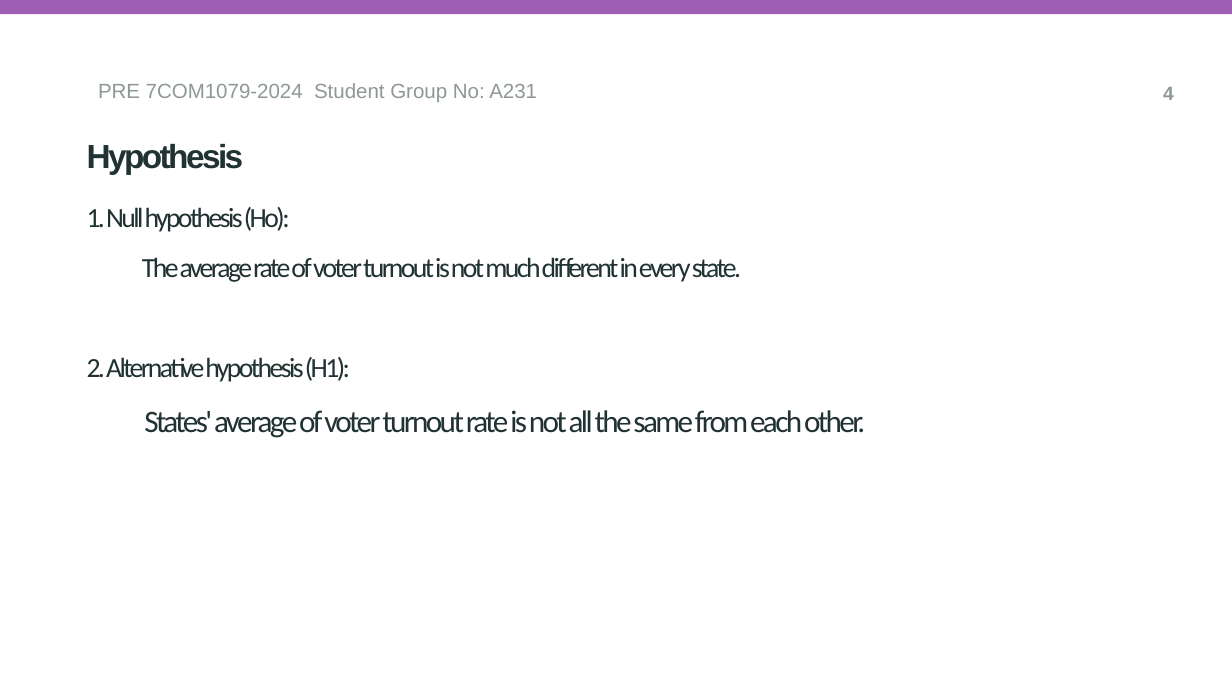
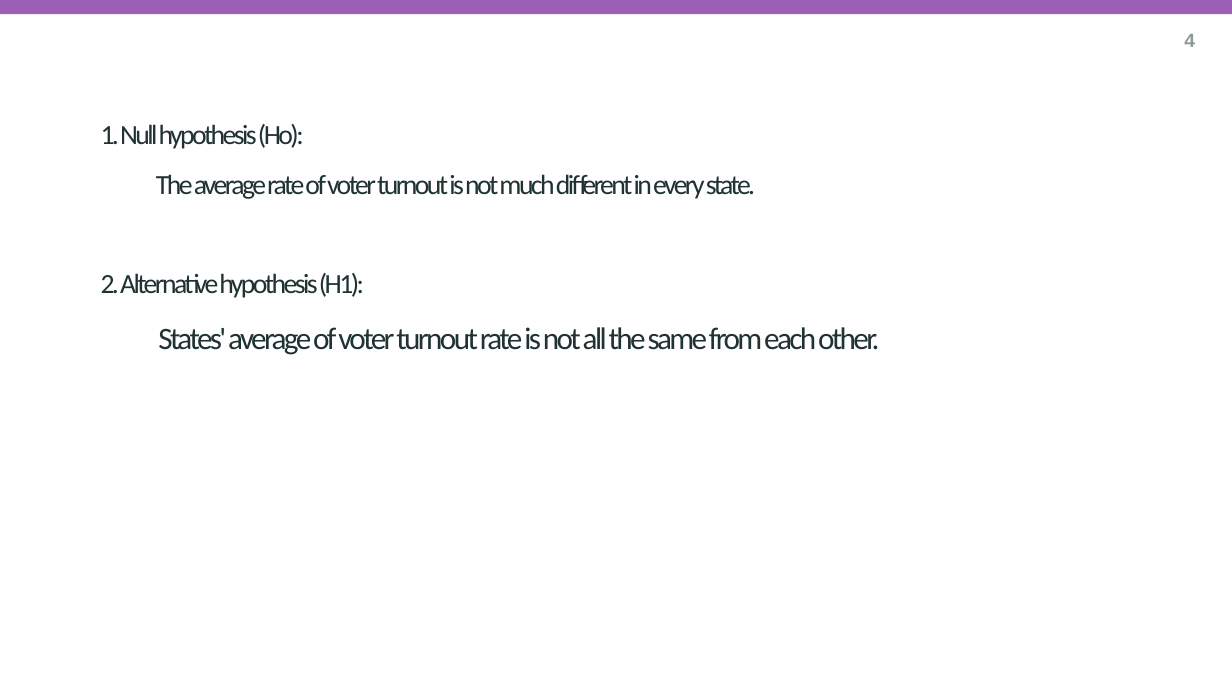
Before and after one commit to ChandrakanthPugalenthi/A-231, a slide deck: slide 4 of Research question/reseach_question_presentation.pptx. Drawn at 1232x693 pixels with LibreOffice and Linux fonts; fonts in the diff are those of the drawing; background and template pictures are left out. Boxes give left, top, right and bottom in pixels: in the first picture for what was removed or moved away, otherwise in the second. Text is boxed around its words. In the diff, an @@ line names an element or a change of style, - is before the commit and + after.

```diff
--- a/Research question/reseach_question_presentation.pptx
+++ b/Research question/reseach_question_presentation.pptx
@@ text "4": place and size @@
-text "4" at bbox=[1163, 87, 1174, 100]
+text "4" at bbox=[1184, 34, 1195, 47]
@@ text removed at bbox=[98, 83, 537, 102] @@
-PRE 7COM1079-2024 Student Group No: A231
@@ title "1. Null hypothesis (Ho): The ...": place and size @@
-title "1. Null hypothesis (Ho): The ..." at bbox=[87, 207, 865, 438]
+title "1. Null hypothesis (Ho): The ..." at bbox=[101, 124, 879, 355]
@@ text removed at bbox=[87, 144, 244, 174] @@
-Hypothesis
```
Also in this commit, not shown: 2 other slides changed, 2 slides removed.
